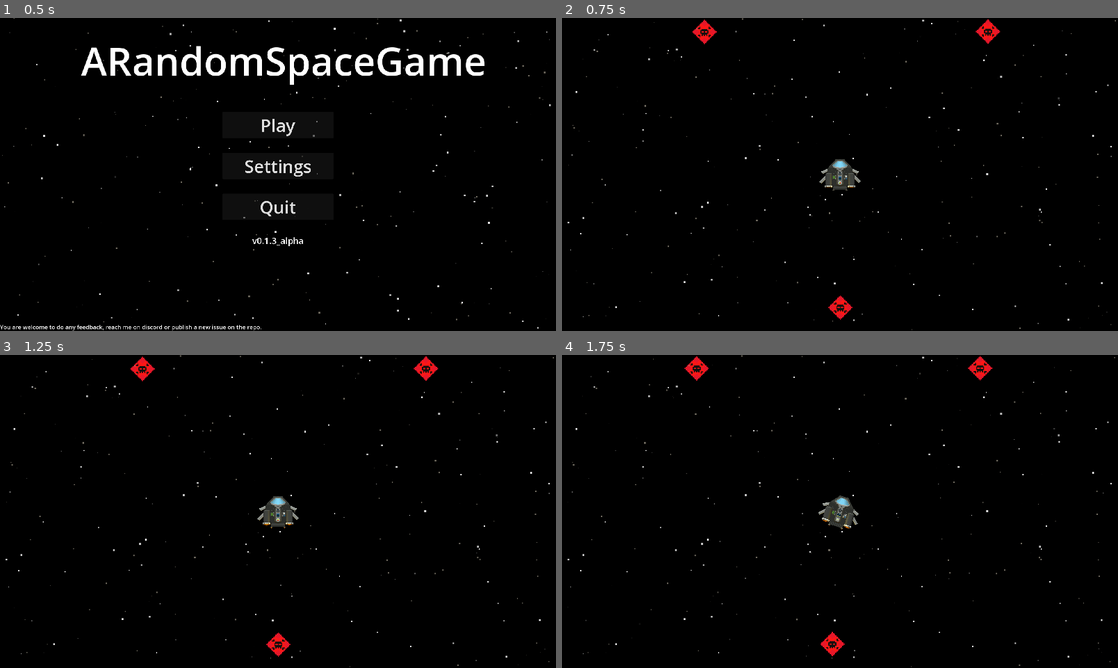
Above: before the commit, frames 1-4 (two rows, left to right).
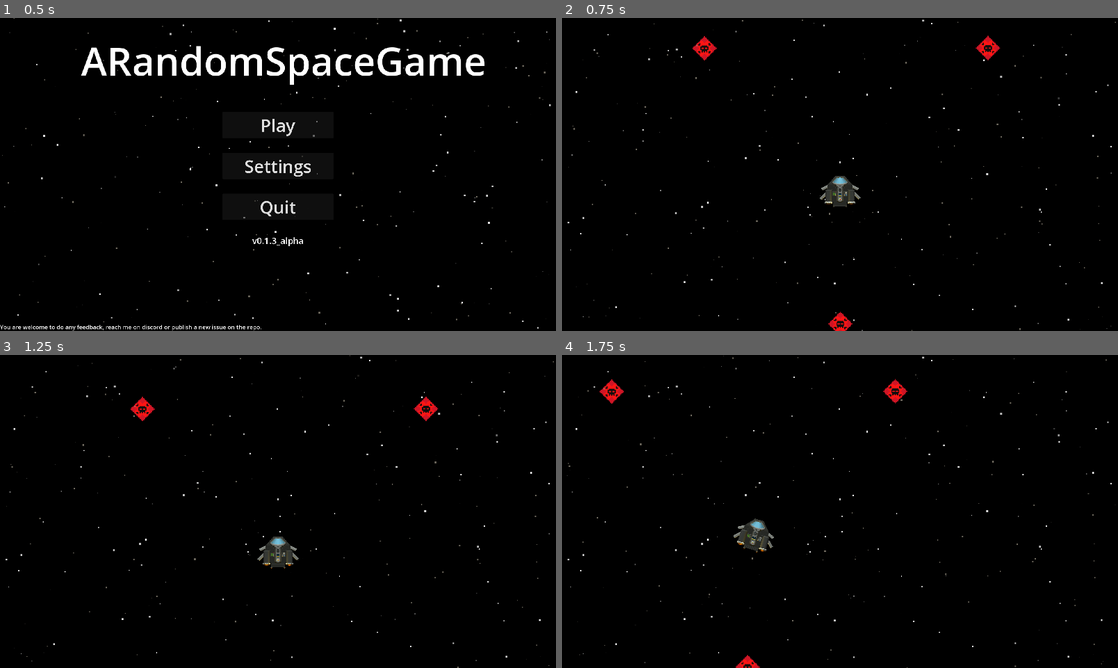
Above: after the commit, the same moments.

Repository: creusator/A_Random_Space_Game
Game: Godot game, scene res://UI/Menus/MainMenu/MainMenu.tscn
The game is run twice, just before and just after one commit, with the same random seed, the same clock (stepped at 60 frames per second) and the same inputs.
Inputs (mouse positions are in pixels of both pictures, inside the frame that each line leads up to):
- Up to frame 1 (0.5 s): no input
- Up to frame 2 (0.75 s): click "Play" at 0.5 s
- Up to frame 3 (1.25 s): no input
- Up to frame 4 (1.75 s): move the mouse to (962, 495) at 1.27 s; hold D (rotate_right) from 1.28 s (still down); hold Right mouse button (enable_precision_mode_hold) from 1.28 s (still down)

Frame 1 is identical in both runs. In frame 2, 1.7% of the frame differs, in the area x 1-100%, y 0-100%; in frame 3, 1.9%; in frame 4, 2.0%, in the area x 0-100%, y 0-100%.

Commit message:
Tweaked thrustersVFX
-Added VFX scale factor to make it better for the future
-Set Norikers max speed to 180m/s

Diff:
--- a/Entities/Ships/NorikerMKI/ShipComponents/StructuralComponents/Chassis/NorikerChassis.tres
+++ b/Entities/Ships/NorikerMKI/ShipComponents/StructuralComponents/Chassis/NorikerChassis.tres
@@ -5,7 +5,7 @@
 [resource]
 script = ExtResource("1_keqq3")
 mass = 22
-max_local_speed = 60
+max_local_speed = 180
 max_travel_speed = 180
 max_rotation_speed = 160
 moment_of_inertia_factor = 0.5
--- a/Entities/Ships/NorikerMKI/ShipComponents/StructuralComponents/Thrusters/NorikerMainThruster.tres
+++ b/Entities/Ships/NorikerMKI/ShipComponents/StructuralComponents/Thrusters/NorikerMainThruster.tres
@@ -9,4 +9,5 @@
 side_thrust_power = 25
 power_consumption = 1
 fuel_consumption = 0.25
+vfx_scale_factor = 4.0
 metadata/_custom_type_script = "uid://b476co8q6r41c"
--- a/Entities/Ships/NorikerMKI/ShipComponents/StructuralComponents/Thrusters/NorikerSmallThruster.tres
+++ b/Entities/Ships/NorikerMKI/ShipComponents/StructuralComponents/Thrusters/NorikerSmallThruster.tres
@@ -9,4 +9,5 @@
 side_thrust_power = 25
 power_consumption = 1
 fuel_consumption = 0.1
+vfx_scale_factor = 2.0
 metadata/_custom_type_script = "uid://b476co8q6r41c"
--- a/Entities/Ships/Template/ShipComponents/StructuralComponents/Thruster/Thruster.gd
+++ b/Entities/Ships/Template/ShipComponents/StructuralComponents/Thruster/Thruster.gd
@@ -16,6 +16,7 @@
 var fuel_consumption:float
 var current_main_thrust:int = 0
 var current_side_thrust:int = 0
+var vfx_scale_factor:float = 0.0
 
 func _ready() -> void:
 	super()
@@ -23,6 +24,7 @@
 		initial_vfx_scale = vfx.scale
 		initial_vfx_light_energy = 0.5
 		vfx_light = vfx.get_child(0)
+		vfx_scale_factor = data.vfx_scale_factor
 	mass = data.mass
 	main_thrust_power = data.main_thrust_power
 	side_thrust_power = data.side_thrust_power
@@ -30,6 +32,7 @@
 	power_consumption = data.power_consumption
 	current_main_thrust = main_thrust_power
 	current_side_thrust = side_thrust_power
+
 
 func _process(_delta: float) -> void:
 	if vfx is GPUParticles2D and vfx_light is PointLight2D:
@@ -45,7 +48,7 @@
 
 func update_vfx() -> void:
 	if is_operational() :
-		vfx.scale.y = initial_vfx_scale.y * abs(input_component_2d.throttle) * 2
+		vfx.scale.y = initial_vfx_scale.y * abs(input_component_2d.throttle) * vfx_scale_factor
 		vfx_light.energy = initial_vfx_light_energy * abs(input_component_2d.throttle) * 2
 		if vfx.scale < initial_vfx_scale:
 			vfx.scale = initial_vfx_scale
--- a/Game.tscn
+++ b/Game.tscn
@@ -10,7 +10,7 @@
 
 [node name="CanvasModulate" type="CanvasModulate" parent="."]
 scale = Vector2(1.01469, 1.02335)
-color = Color(0.389287, 0.389287, 0.389287, 1)
+color = Color(0.21230468, 0.21230492, 0.21230477, 1)
 
 [node name="NorikerMKI" parent="." instance=ExtResource("1_u44n3")]
 
@@ -18,7 +18,6 @@
 process_callback = 0
 script = ExtResource("4_sb48q")
 target = NodePath("../NorikerMKI")
-mode = 0
 camera_smooth_speed = 5.0
 zoom_speed = 4.0
 max_zoom = 5.0
--- a/Scripts/Ressources/ThrusterData.gd
+++ b/Scripts/Ressources/ThrusterData.gd
@@ -7,3 +7,4 @@
 @export var side_thrust_power:int
 @export var power_consumption:int
 @export var fuel_consumption:float
+@export var vfx_scale_factor:float
--- a/Scripts/VFX/ThrusterVFX/ThrusterExhaustParticlesPOINTY.tscn
+++ b/Scripts/VFX/ThrusterVFX/ThrusterExhaustParticlesPOINTY.tscn
@@ -21,7 +21,7 @@
 gradient = SubResource("Gradient_f4nsv")
 
 [sub_resource type="Curve" id="Curve_1shw8"]
-_data = [Vector2(0, 0.49789327), 0.0, 0.0, 0, 0, Vector2(0.5017182, 1), 0.0, 0.0, 0, 0, Vector2(1, 0.09620786), 0.0, 0.0, 0, 0]
+_data = [Vector2(0, 0.6), 0.0, 0.0, 0, 0, Vector2(0.5, 0.9), 0.0, 0.0, 0, 0, Vector2(1, 0.09620786), 0.0, 0.0, 0, 0]
 point_count = 3
 
 [sub_resource type="CurveTexture" id="CurveTexture_f4nsv"]
@@ -61,7 +61,7 @@
 [node name="GPUParticles2D" type="GPUParticles2D"]
 material = SubResource("CanvasItemMaterial_1shw8")
 scale = Vector2(10, 10)
-amount = 200
+amount = 300
 texture = SubResource("GradientTexture2D_f4nsv")
 lifetime = 0.3
 randomness = 1.0
